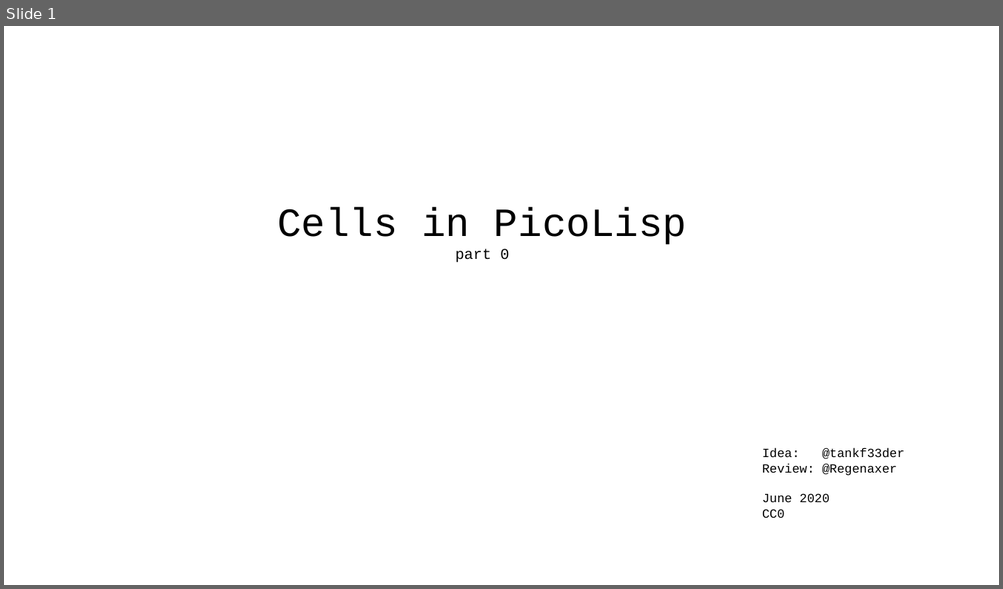
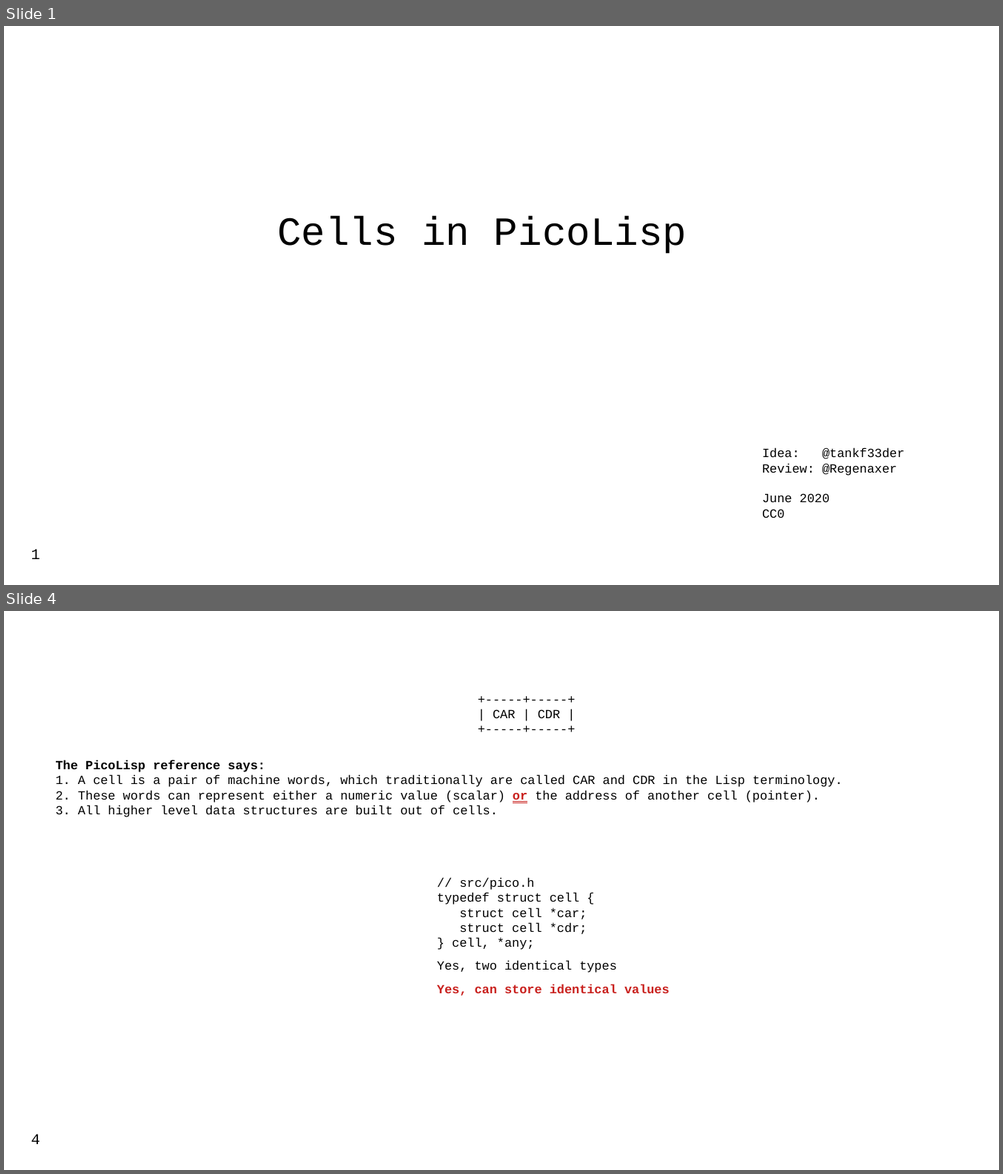
Before and after one commit to tankf33der/tankf33der, a slide deck: cells/data-/part0.odp. Shown one above the other, each under a label of ours: slide 1 before the commit, slides 1 and 4 after it; the slides between them are not shown. The pictures are 1003x589 and 1003x1174 pixels, drawn with LibreOffice and Linux fonts; fonts in the diff are those of the drawing. Boxes give left, top, right and bottom in pixels: in the first picture for what was removed or moved away, otherwise in the second. Text is boxed around its words. In the diff, an @@ line names an element or a change of style, - is before the commit and + after.

```diff
--- a/cells/data-/part0.odp
+++ b/cells/data-/part0.odp
@@ slide 4 added at <box>4,611,999,1170</box>, background #FFFFFF @@
@@ text added at <box>492,709,560,718</box>, 10 pt, text #000000 @@
++-----+-----+
+| CAR | CDR |
++-----+-----+
@@ text added at <box>56,760,842,817</box>, 10 pt, text #000000 @@
+The PicoLisp reference says:
+1. A cell is a pair of machine words, which traditionally are called CAR and CDR in the Lisp terminology.
+2. These words can represent either a numeric value (scalar) or the address of another cell (pointer).
+3. All higher level data structures are built out of cells.
@@ text added at <box>437,877,587,950</box>, 10 pt, text #000000 @@
+// src/pico.h
+typedef struct cell {
+struct cell *car;
+struct cell *cdr;
+} cell, *any;
@@ text added at <box>437,961,617,973</box>, 10 pt, text #000000 @@
+Yes, two identical types
@@ text added at <box>437,984,669,996</box>, 10 pt, text #C9211E, bold @@
+Yes, can store identical values
@@ page number added at <box>31,1134,40,1145</box>, 12 pt, text #000000 @@
+4
@@ slide 1 changed as well @@
@@ text at <box>455,249,509,263</box>: paragraph removed @@
-part 0
@@ page number added at <box>31,549,40,560</box>, 12 pt, text #000000 @@
+1
```
Also in this commit, not shown: 5 other slides added.
